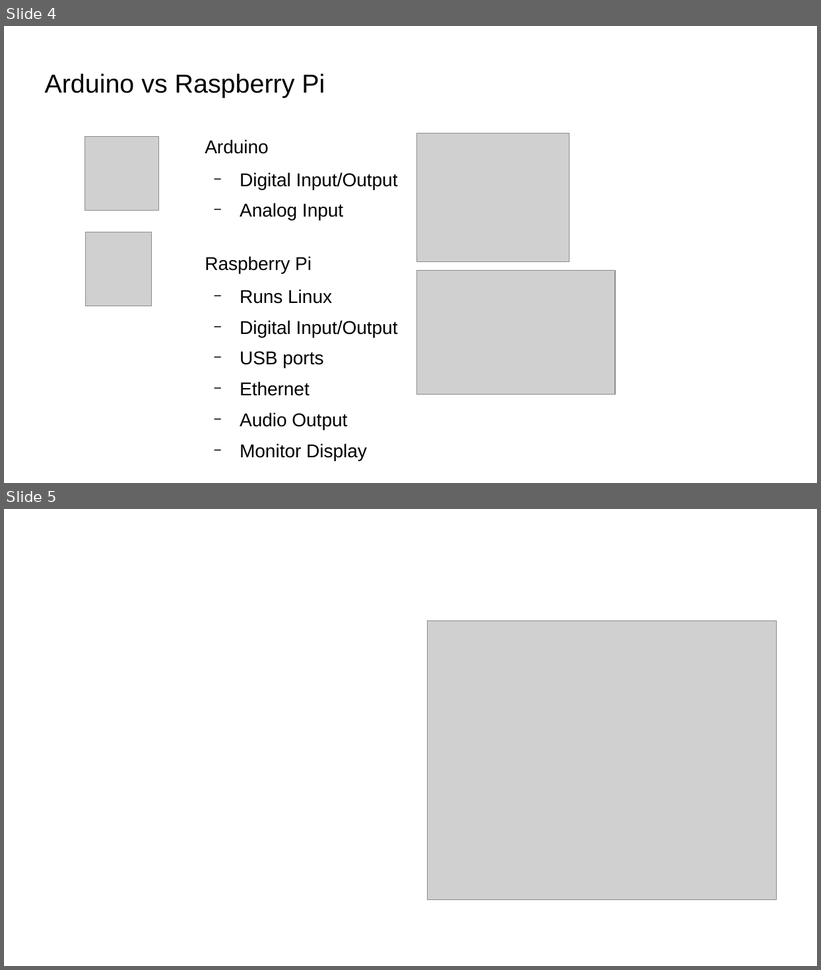
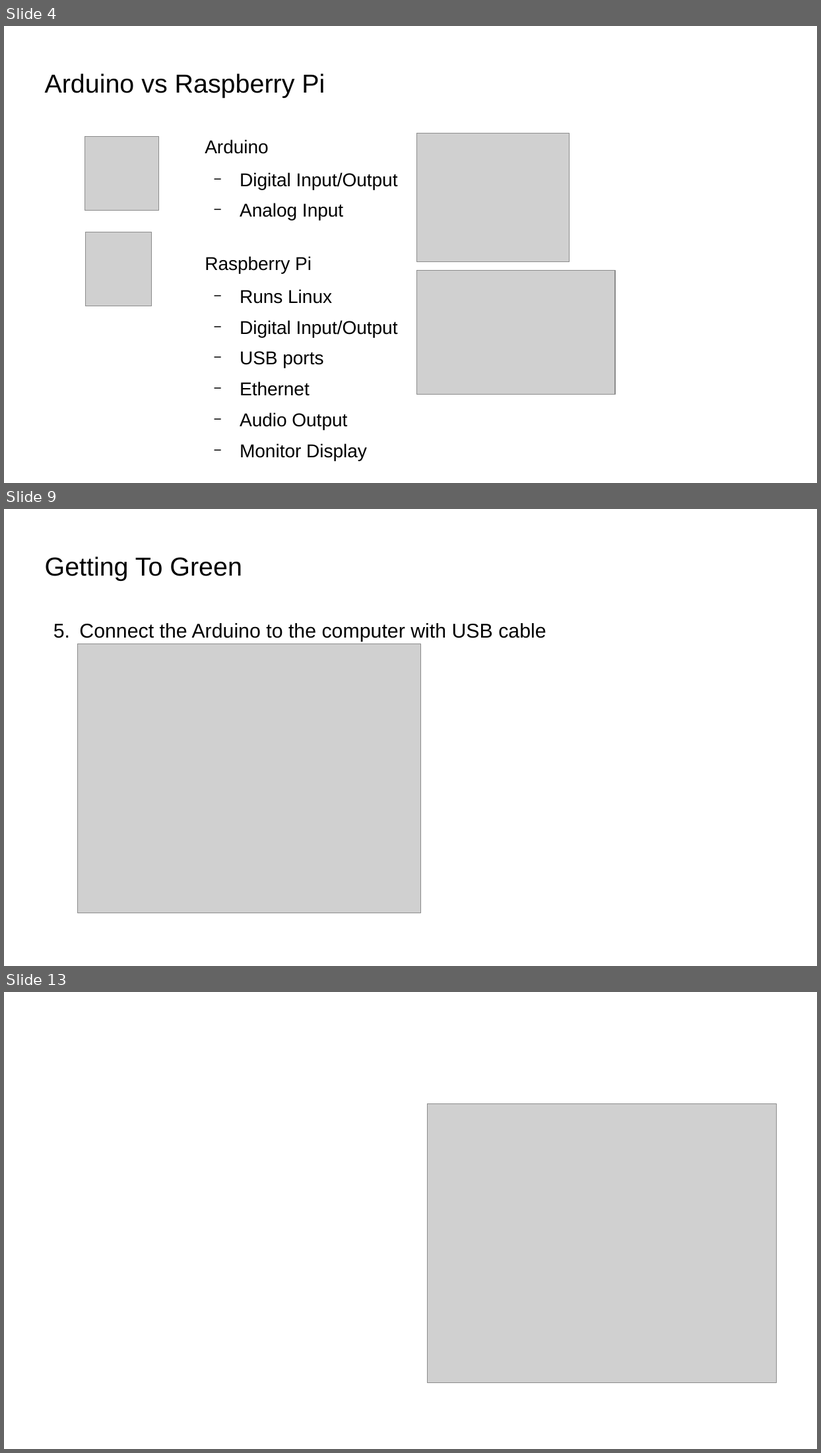
Before and after one commit to bradakelly/GettingStartedWithArduino, a slide deck: CourseSlideshow.odp. Shown one above the other, each under a label of ours: slides 4 and 5 before the commit, slides 4, 9 and 13 after it; the slides between them are not shown. The pictures are 821x970 and 821x1453 pixels, drawn with LibreOffice and Linux fonts; fonts in the diff are those of the drawing; grey boxes stand for pictures; background and template pictures are left out. Boxes give left, top, right and bottom in pixels: in the first picture for what was removed or moved away, otherwise in the second. Text is boxed around its words. In the diff, an @@ line names an element or a change of style, - is before the commit and + after.

Commit message:
Added Arduino IDE 'Getting to Green' steps

```diff
--- a/CourseSlideshow.odp
+++ b/CourseSlideshow.odp
@@ slide 9 added at box(4, 509, 817, 966), background picture (left out) @@
@@ title added at box(45, 557, 242, 581), 25.4 pt, text #000000 @@
+Getting To Green
@@ text added at box(79, 623, 546, 642), 19.5 pt, text #000000 @@
+5. Connect the Arduino to the computer with USB cable
@@ picture added at box(78, 644, 421, 914) @@
@@ what was slide 5 is now slide 13 @@
```
Also in this commit, not shown: 7 other slides added.
